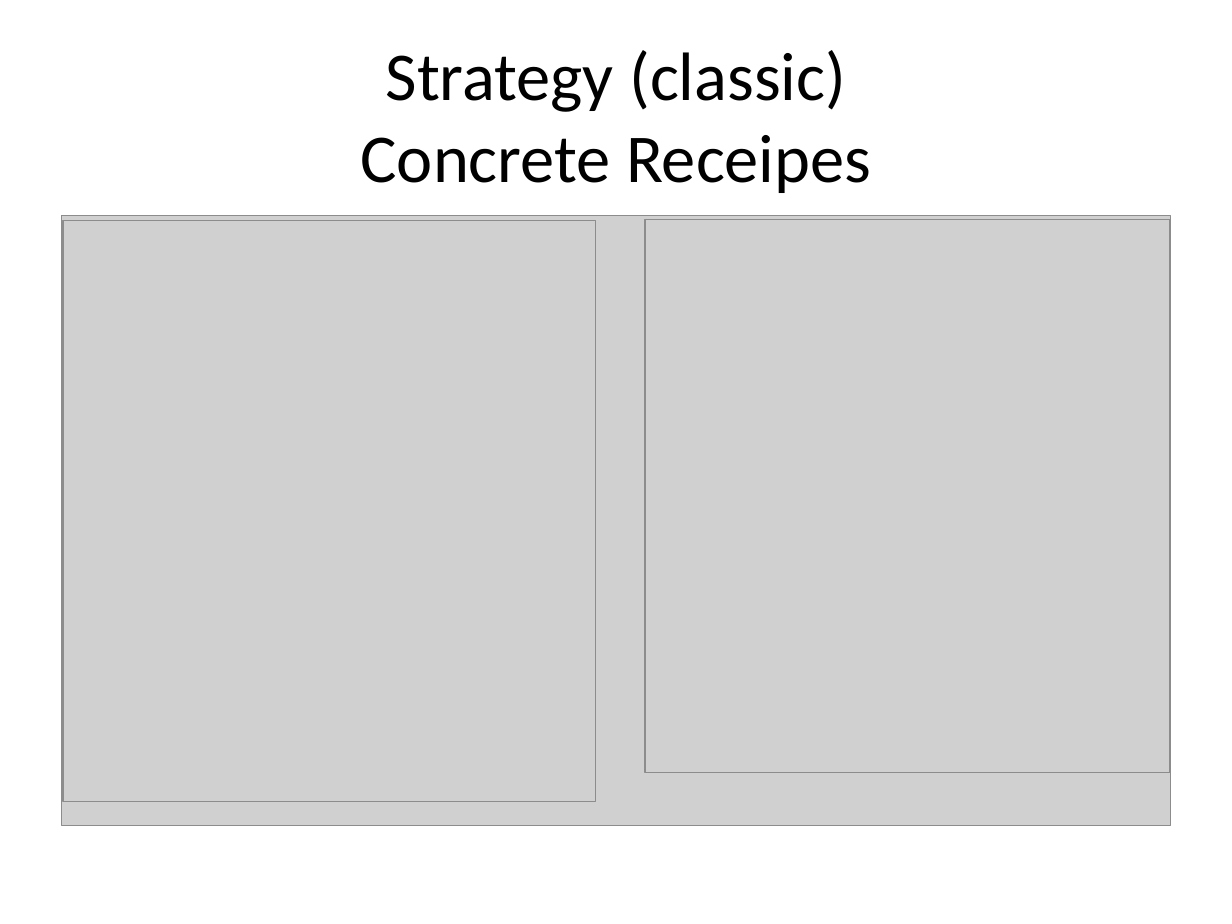
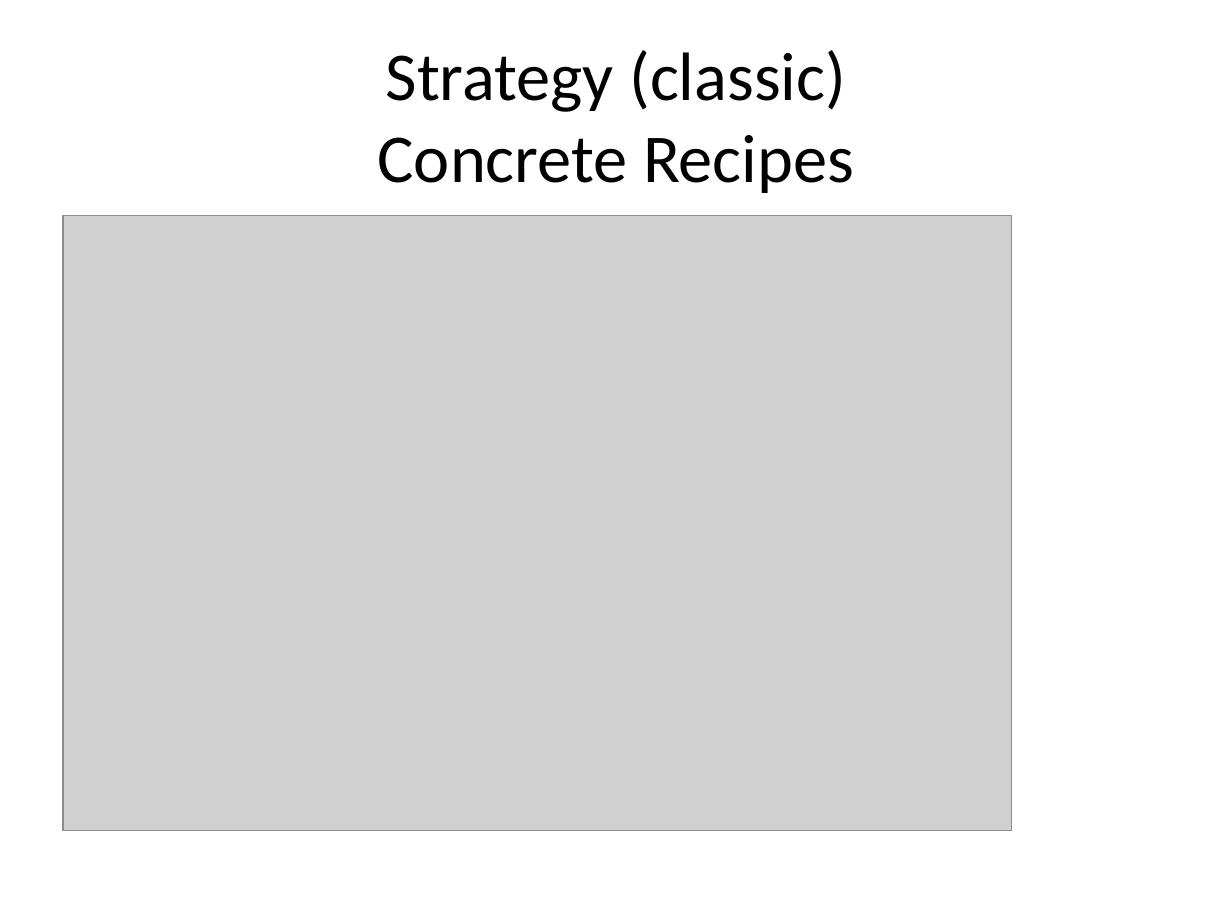
Before and after one commit to kamyu104/GofPatterns, a slide deck: slide 13 of Effective patterns.ppt (slide 10 before the commit). Drawn at 1232x924 pixels with LibreOffice and Linux fonts; fonts in the diff are those of the drawing; grey boxes stand for pictures. Boxes give left, top, right and bottom in pixels: in the first picture for what was removed or moved away, otherwise in the second. Text is boxed around its words. In the diff, an @@ line names an element or a change of style, - is before the commit and + after.

```diff
--- a/Effective patterns.ppt
+++ b/Effective patterns.ppt
@@ title at (x1=378, y1=50, x2=854, y2=193): text changed @@
-Strategy (classic)
-Concrete Receipes
+Strategy (classic)
+Concrete Recipes
@@ picture removed at (x1=62, y1=216, x2=1170, y2=825) @@
@@ picture resized from (x1=63, y1=221, x2=595, y2=802) to (x1=63, y1=216, x2=1011, y2=830) @@
@@ picture removed at (x1=646, y1=219, x2=1170, y2=772) @@
```
Also in this commit, not shown: 56 other slides changed, 4 slides added, 10 slides removed, 1 other file.
